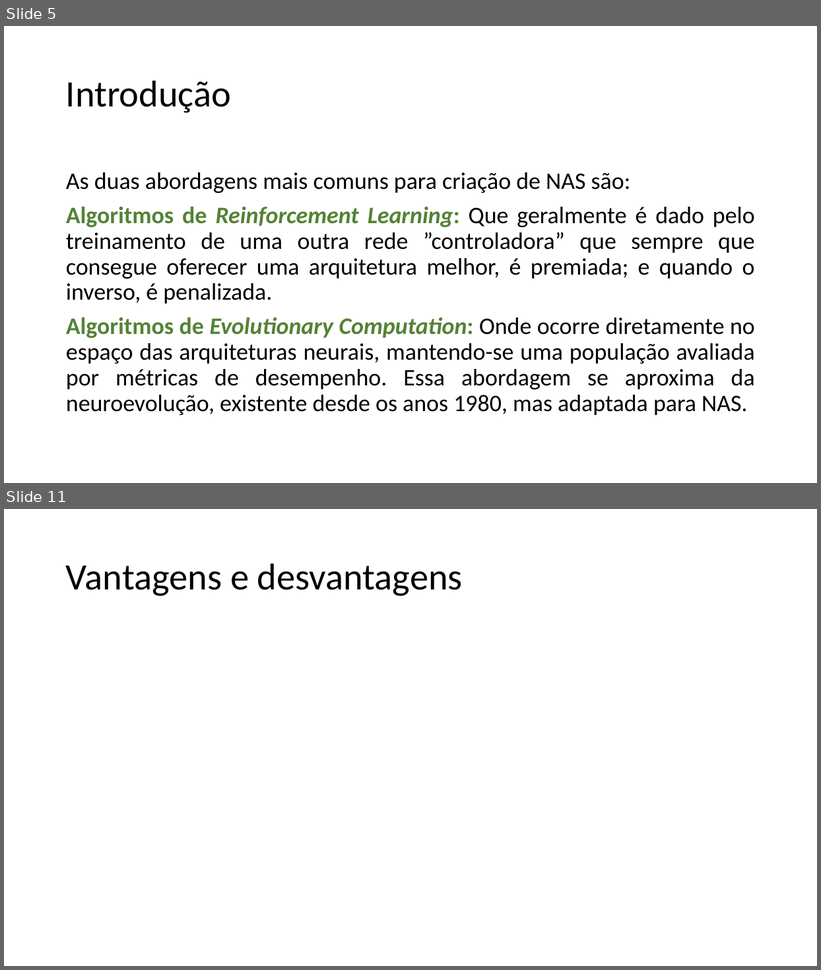
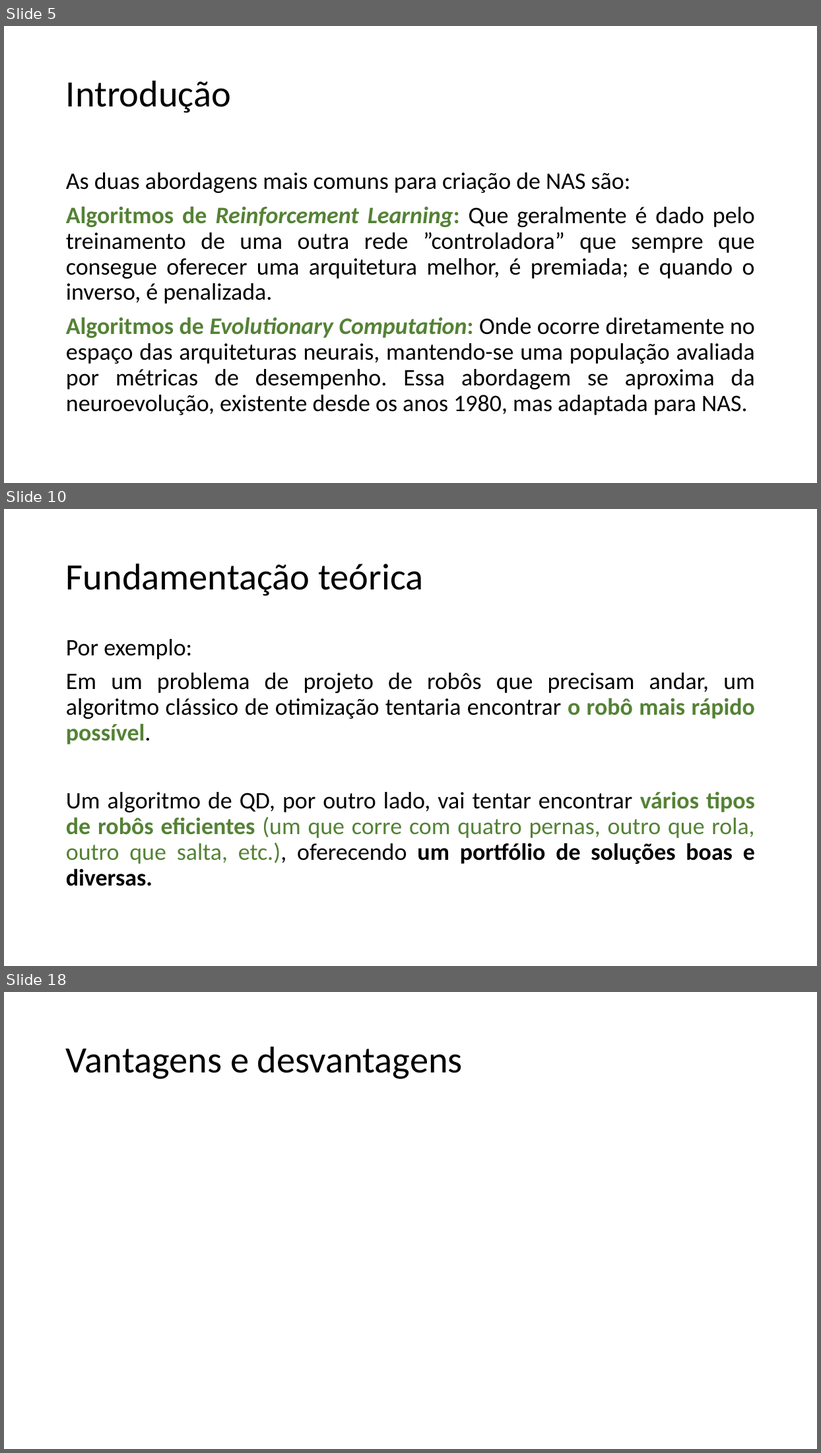
Before and after one commit to guerrato/guerrato_967_tp558, a slide deck: seminarios/TP558_LLM_QD.pptx. Shown one above the other, each under a label of ours: slides 5 and 11 before the commit, slides 5, 10 and 18 after it; the slides between them are not shown. The pictures are 821x970 and 821x1453 pixels, drawn with LibreOffice and Linux fonts; fonts in the diff are those of the drawing. Boxes give left, top, right and bottom in pixels: in the first picture for what was removed or moved away, otherwise in the second. Text is boxed around its words. In the diff, an @@ line names an element or a change of style, - is before the commit and + after.

Commit message:
Preparing slides - Fundamentação, Arquitetura e treinamento

```diff
--- a/seminarios/TP558_LLM_QD.pptx
+++ b/seminarios/TP558_LLM_QD.pptx
@@ slide 10 added at box(4, 509, 817, 966), background #FFFFFF @@
@@ title added at box(66, 563, 423, 596), 44 pt, text #000000 @@
+Fundamentação teórica
@@ text added at box(66, 639, 755, 887), 28 pt, text #000000 @@
+Por exemplo:
+Em um problema de projeto de robôs que precisam andar, um algoritmo clássico de otimização tentaria encontrar o robô mais rápido possível.
+Um algoritmo de QD, por outro lado, vai tentar encontrar vários tipos de robôs eficientes (um que corre com quatro pernas, outro que rola, outro que salta, etc.), oferecendo um portfólio de soluções boas e diversas.
@@ what was slide 11 is now slide 18 @@
```
Also in this commit, not shown: 4 slides changed, 7 other slides added, 1 slide removed.
